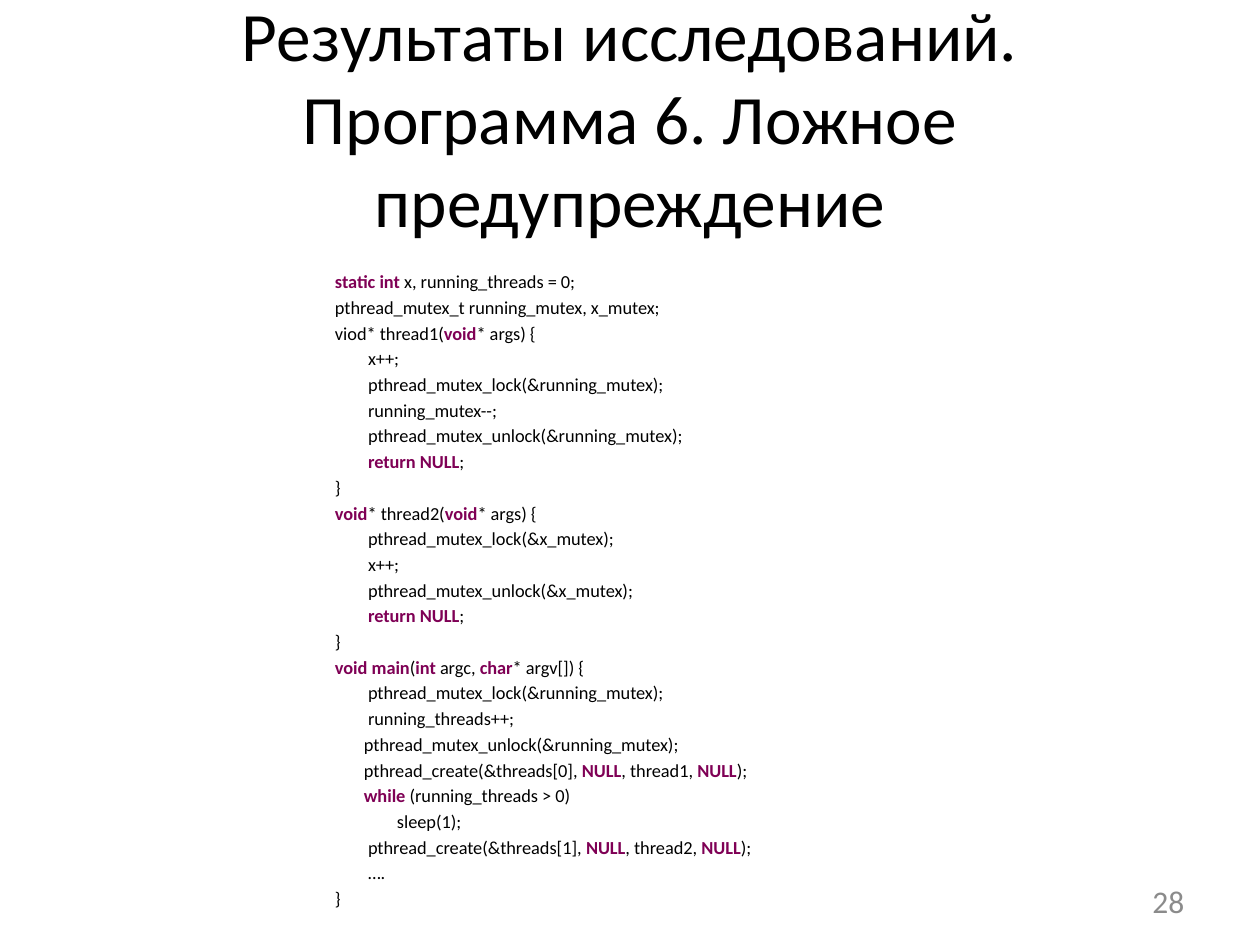
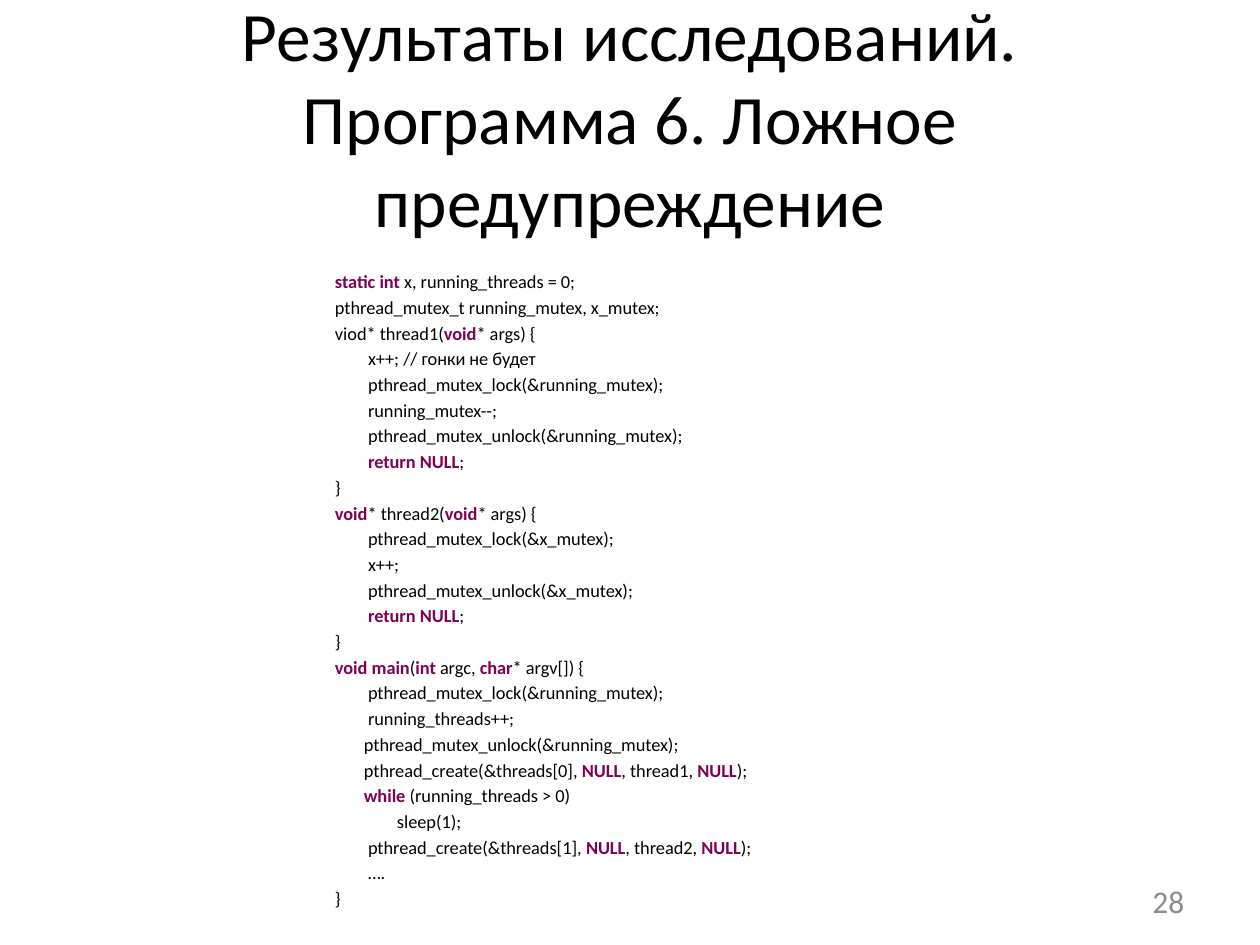
Before and after one commit to afrolovskiy/diplom, a slide deck: slide 28 of presentations/diplom/static race detection.pptx. Drawn at 1260x945 pixels with LibreOffice and Linux fonts; fonts in the diff are those of the drawing. Boxes give left, top, right and bottom in pixels: in the first picture for what was removed or moved away, otherwise in the second. Text is boxed around its words. In the diff, an @@ line names an element or a change of style, - is before the commit and + after.

```diff
--- a/presentations/diplom/static race detection.pptx
+++ b/presentations/diplom/static race detection.pptx
@@ text at bbox=[368, 352, 535, 368]: text changed @@
-x++;
+x++; // гонки не будет
```
Also in this commit, not shown: 3 other slides changed.
